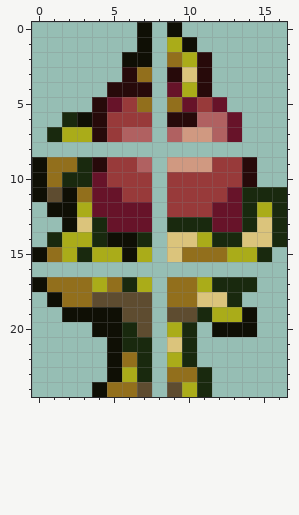
One commit to this pixel-art sprite: Tiles/Medustalk.png. Above: the version before the commit.
The file is 34x50 pixels, drawn in blocks of 2x2; one block is one cell here.
Now the later version:
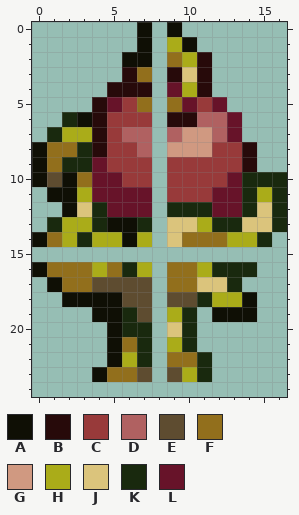
Palette (. is transparent): A #0f0f05  B #270a0a  C #983a3a  D #b06161  E #5e4c30  F #926f1c  G #d09981  H #aaac19  J #dbc47c  K #19290e  L #671329
The exact change:
{"y":8,"x":0,"old":"........","new":"AFFKBCCD"}
{"y":8,"x":9,"old":"......","new":"GGGCCB"}
{"y":9,"x":2,"old":"F","new":"K"}
{"y":9,"x":4,"old":"B","new":"L"}
{"y":9,"x":7,"old":"D","new":"C"}
{"y":9,"x":9,"old":"GGG","new":"CCC"}
{"y":10,"x":1,"old":"FKK","new":"EAF"}
{"y":10,"x":5,"old":"C","new":"L"}
{"y":10,"x":13,"old":"CB..","new":"LKKK"}
{"y":11,"x":0,"old":"AE","new":".A"}
{"y":11,"x":3,"old":"F","new":"H"}
{"y":11,"x":6,"old":"CC","new":"LL"}
{"y":11,"x":12,"old":"C","new":"L"}
{"y":11,"x":15,"old":"K","new":"H"}
{"y":12,"x":1,"old":"A","new":"."}
{"y":12,"x":3,"old":"HL","new":"JK"}
{"y":12,"x":9,"old":"CCC","new":"KKK"}
{"y":12,"x":15,"old":"H","new":"J"}
{"y":13,"x":1,"old":".AJ","new":"KHH"}
{"y":13,"x":5,"old":"LLL","new":"AAK"}
{"y":13,"x":9,"old":"KKKLLK","new":"JJHKKJ"}
{"y":14,"x":0,"old":".K","new":"AF"}
{"y":14,"x":3,"old":"HKA","new":"KHH"}
{"y":14,"x":7,"old":"K","new":"H"}
{"y":14,"x":10,"old":"JHKKJJK","new":"FFFHHK."}
{"y":15,"x":0,"old":"AFHKHHAH","new":"........"}
{"y":15,"x":9,"old":"JFFFHHK","new":"......."}
{"y":16,"x":0,"old":"........","new":"AFFFHFKH"}
{"y":16,"x":9,"old":"......","new":"FFHKKK"}
{"y":17,"x":0,"old":"AF","new":".A"}
{"y":17,"x":4,"old":"HFKH","new":"EEEE"}
{"y":17,"x":11,"old":"HK","new":"JJ"}
{"y":17,"x":14,"old":"K","new":"."}
{"y":18,"x":1,"old":"AFFEE","new":".AAAA"}
{"y":18,"x":9,"old":"FFJJK.","new":"EEKHHA"}
{"y":19,"x":2,"old":"AA","new":".."}
{"y":19,"x":6,"old":"E","new":"K"}
{"y":19,"x":9,"old":"EEKHH","new":"HK.AA"}
{"y":20,"x":4,"old":"A","new":"."}
{"y":20,"x":7,"old":"E","new":"K"}
{"y":20,"x":9,"old":"H","new":"J"}
{"y":20,"x":12,"old":"AAA","new":"..."}
{"y":21,"x":6,"old":"K","new":"F"}
{"y":21,"x":9,"old":"J","new":"H"}
{"y":22,"x":6,"old":"F","new":"H"}
{"y":22,"x":9,"old":"HK.","new":"FFK"}
{"y":23,"x":4,"old":".AHK","new":"AFFE"}
{"y":23,"x":9,"old":"FF","new":"EH"}
{"y":24,"x":4,"old":"AFFE","new":"...."}
{"y":24,"x":9,"old":"EHK","new":"..."}
